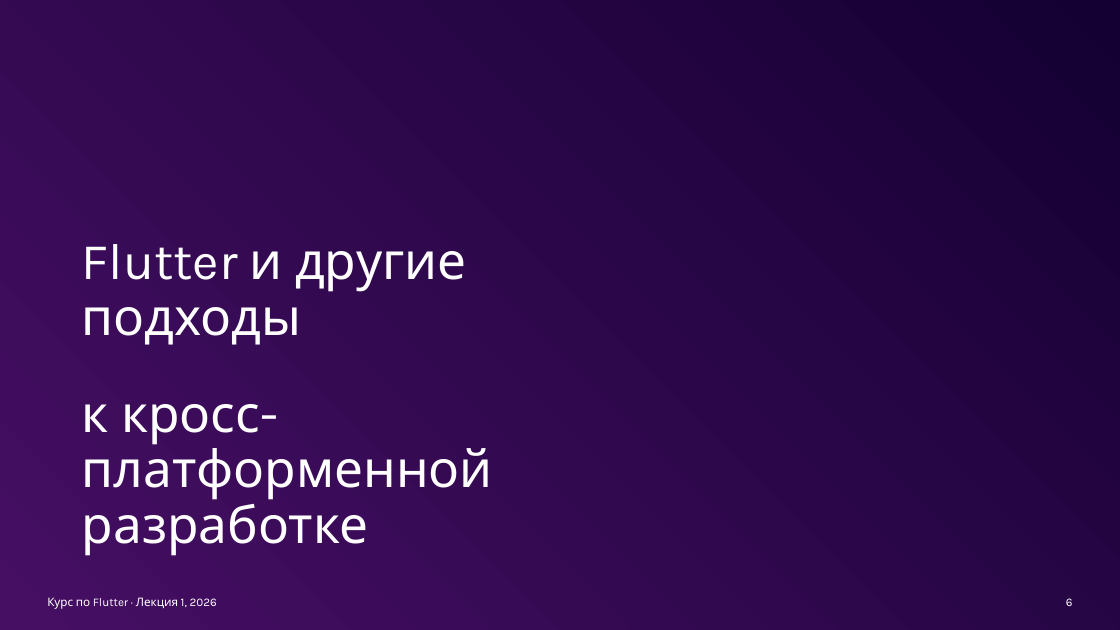
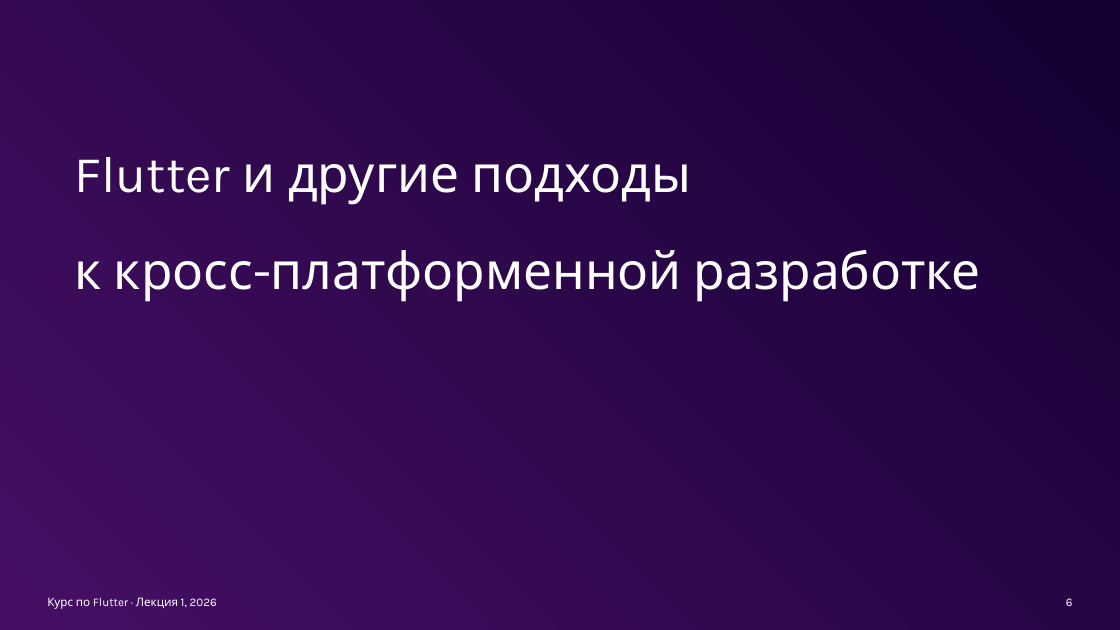
Before and after one commit to xander9112/university_flutter_course, a slide deck: slide 6 of Лекция 1 - Введение, настройка среды/Лекция 1 - Введение, настройка среды.pptx. Drawn at 1120x630 pixels with LibreOffice and Linux fonts; fonts in the diff are those of the drawing; background and template pictures are left out; a plain dark background stands for a picture behind light text. Boxes give left, top, right and bottom in pixels: in the first picture for what was removed or moved away, otherwise in the second. Text is boxed around its words. In the diff, an @@ line names an element or a change of style, - is before the commit and + after.

```diff
--- a/Лекция 1 - Введение, настройка среды/Лекция 1 - Введение, настройка среды.pptx
+++ b/Лекция 1 - Введение, настройка среды/Лекция 1 - Введение, настройка среды.pptx
@@ text "Flutter и другие подходы" rewrapped from [82, 244, 493, 556] to [75, 157, 981, 302] @@
```
Also in this commit, not shown: 3 slides added, 1 other file.
